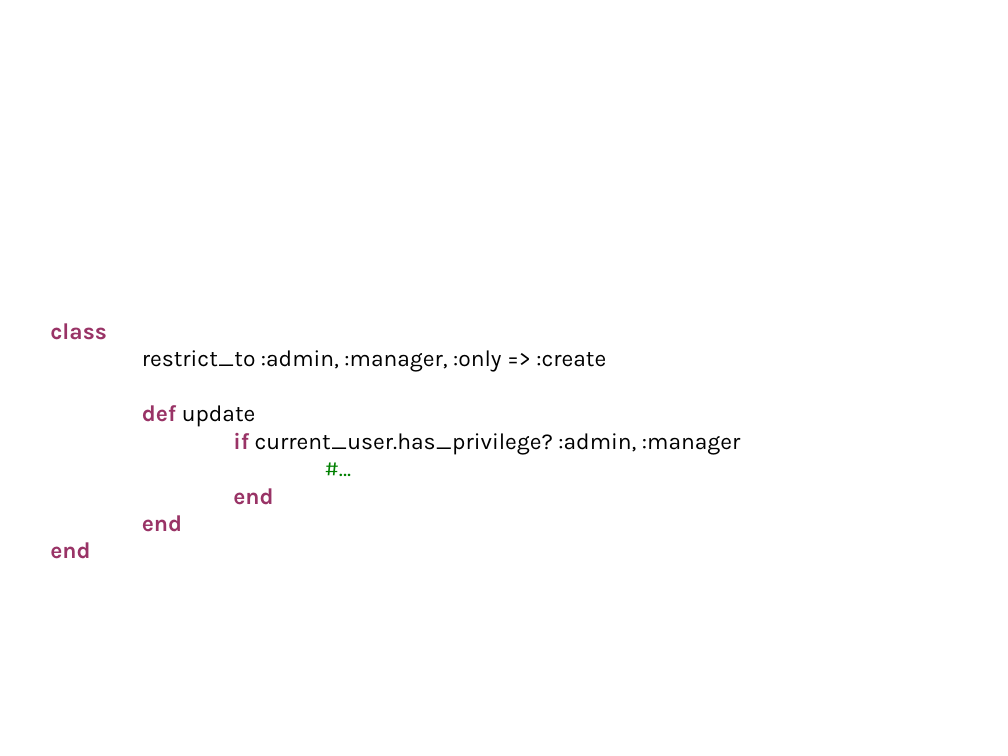
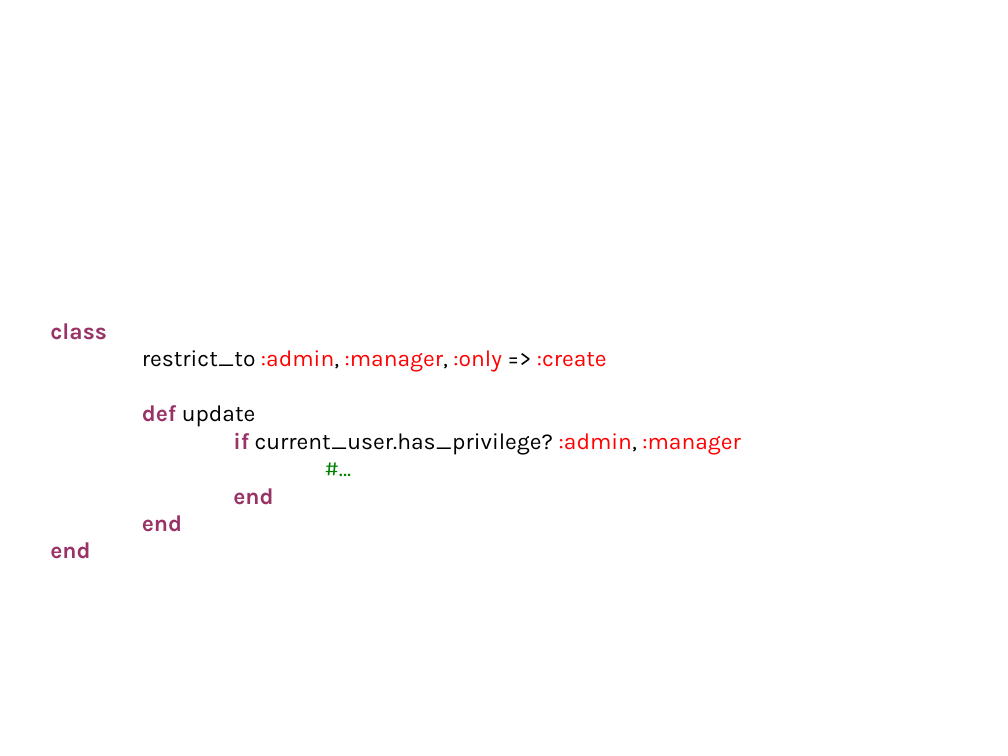
Before and after one commit to mvanholstyn/mhs_authentication_system, a slide deck: slide 6 of lwt_authentication_system.odp. Drawn at 1008x756 pixels with LibreOffice and Linux fonts; fonts in the diff are those of the drawing; background and template pictures are left out. Boxes give left, top, right and bottom in pixels: in the first picture for what was removed or moved away, otherwise in the second. Text is boxed around its words. In the diff, an @@ line names an element or a change of style, - is before the commit and + after.

Commit message:
Update formatting

```diff
--- a/lwt_authentication_system.odp
+++ b/lwt_authentication_system.odp
@@ subtitle at (142, 350, 740, 455): text colour #000000 to #FF0000 in ":admin, :manager, :only :create", ":admin, :manager" @@
```
Also in this commit, not shown: 4 other slides changed.
